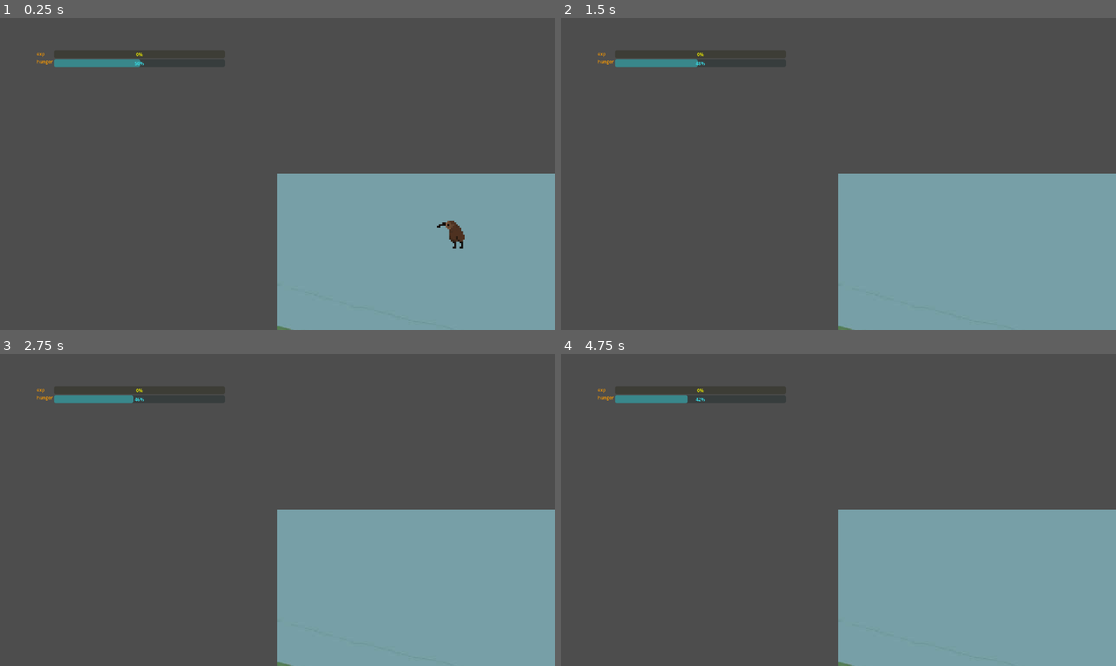
Above: before the commit, frames 1-4 (two rows, left to right).
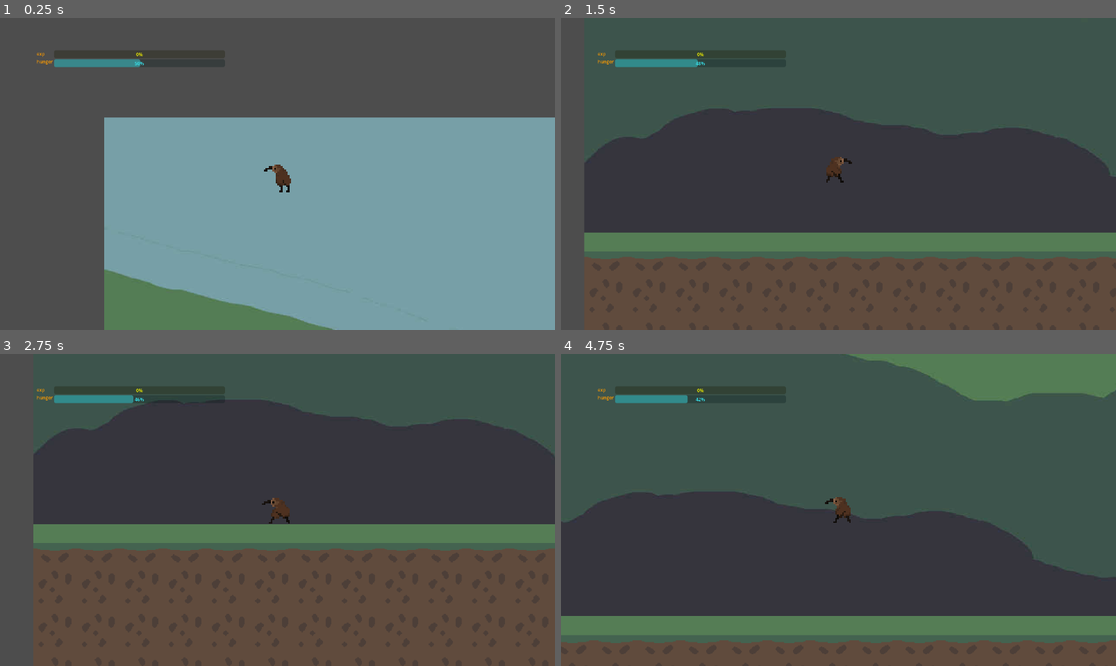
Above: after the commit, the same moments.

Repository: 2192375d/spring2djam
Game: Godot game, scene res://world/World.tscn
Two runs of this game, one before a commit and one after it. Both use one fixed random seed, a clock stepped at 60 frames per second and the inputs below. The engine's default icon, where the game draws it, is replaced by a stand-in: a white triangle on a blue panel in a dark square.
Inputs:
- Up to frame 1 (0.25 s): no input
- Up to frame 2 (1.5 s): hold D (right) from 0.53 s (still down); tap Space (space) at 0.6, 1.35 s; tap W (up) at 0.77 s
- Up to frame 3 (2.75 s): tap W (up) at 1.52 s; release D (right) at 2.03 s; hold A (left) from 2.03 s (still down); tap Space (space) at 2.1 s
- Up to frame 4 (4.75 s): release A (left) at 2.78 s; hold D (right) 2.78-4.28 s; tap Space (space) at 2.85, 3.6, 4.35 s; tap W (up) at 3.02, 3.77, 4.52 s; hold A (left) from 4.28 s (still down)

The runs differ from the first frame. In frame 1, 31% of the frame differs, in the area x 18-100%, y 31-100%; in frame 2, 29%; in frame 3, 29%; in frame 4, 34%, in the area x 0-100%, y 0-100%.

Commit message:
fixed stuffs

Diff:
--- a/player/player.gd
+++ b/player/player.gd
@@ -4,6 +4,7 @@
 
 var animal: Animal
 @export var ui: GameUI
+@export var camera: Camera2D
 
 var hunger_value: float = 100:
 	set(value):
@@ -45,6 +46,7 @@
 
 	if !animal:
 		return
+	camera.position = animal.position
 	if hunger_value < 0.0:
 		animal.die()
 		animal = null
--- a/world/World.tscn
+++ b/world/World.tscn
@@ -183,9 +183,10 @@
 texture = ExtResource("5_ahhnx")
 expand_mode = 3
 
-[node name="Player" type="Node2D" parent="." unique_id=2039730567 node_paths=PackedStringArray("ui")]
+[node name="Player" type="Node2D" parent="." unique_id=2039730567 node_paths=PackedStringArray("ui", "camera")]
 script = ExtResource("7_txrfu")
 ui = NodePath("../game_ui")
+camera = NodePath("Camera2D")
 metadata/_custom_type_script = "uid://dpue3jvb1jwsd"
 
 [node name="HungerDrainTimer" type="Timer" parent="Player" unique_id=988556076]
Binary file removed: Sprite-0001.aseprite
